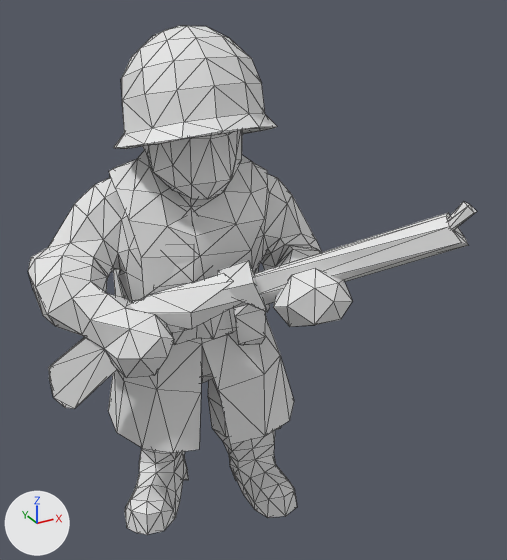
The glTF model web/public/pezzi/bulge_us_inf_0.glb: old version first, new version second.
Both versions are drawn from a camera (50 mm lens) standing at (-0.168, -0.353, 0.351) and looking at (0.023, -0.005, 0.177). The axes (+X, +Y, +Z) are drawn at lower left. The lights are the same throughout. The first picture is the older version. Mesh edges are drawn as thin lines. Materials are left out; every surface is plain grey. Vertices at exactly the same position are counted once.

In view in the first picture: 'bulge_us_inf.glb'.
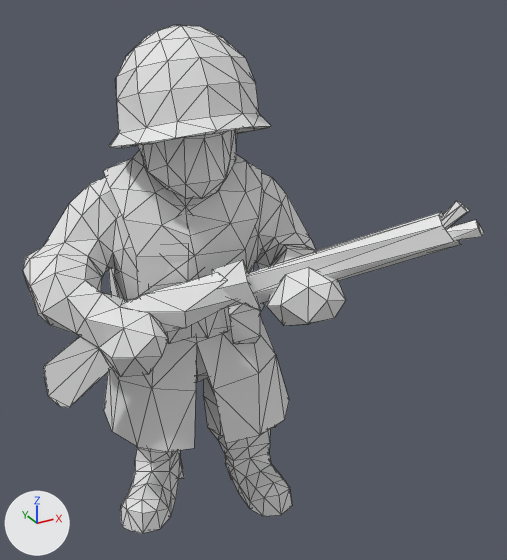
Location of each change, [x1, y1, x2, y2] in pixels of the pictures (507 x 560 px; the box of a moved part takes in the faces that stretch with it):
'bulge_us_inf.glb', reshaped
    before: [28, 26, 477, 535]
    after: [23, 25, 484, 533]
part 1 of me_bulge_us_inf_glb, moved or reshaped
    before: [254, 213, 469, 308]
    after: [248, 212, 461, 307]
part 2 of me_bulge_us_inf_glb, moved or reshaped
    before: [125, 346, 297, 535]
    after: [120, 346, 292, 533]
part 3 of me_bulge_us_inf_glb, moved or reshaped
    before: [28, 174, 352, 453]
    after: [23, 174, 346, 452]
part 4 of me_bulge_us_inf_glb, moved or reshaped
    before: [448, 201, 477, 231]
    after: [441, 201, 470, 229]
part 5 of me_bulge_us_inf_glb, moved or reshaped
    before: [234, 304, 266, 345]
    after: [228, 304, 260, 344]
part 6 of me_bulge_us_inf_glb, moved or reshaped
    before: [130, 273, 248, 334]
    after: [124, 272, 243, 332]
part 7 of me_bulge_us_inf_glb, moved or reshaped
    before: [109, 150, 268, 328]
    after: [104, 151, 262, 327]
part 8 of me_bulge_us_inf_glb, moved or reshaped
    before: [218, 260, 270, 312]
    after: [212, 259, 265, 311]
part 9 of me_bulge_us_inf_glb, moved or reshaped
    before: [172, 313, 233, 345]
    after: [166, 312, 228, 344]
part 10 of me_bulge_us_inf_glb, moved or reshaped (mostly hidden)
    before: [113, 269, 124, 298]
    after: [109, 268, 119, 297]
part 11 of me_bulge_us_inf_glb, moved or reshaped
    before: [143, 130, 243, 199]
    after: [137, 130, 237, 199]
part 12 of me_bulge_us_inf_glb, moved or reshaped
    before: [113, 26, 278, 149]
    after: [108, 25, 271, 148]
part 13 of me_bulge_us_inf_glb, moved or reshaped
    before: [49, 337, 117, 409]
    after: [44, 336, 111, 407]
part 14 of me_bulge_us_inf_glb, added
    after: [445, 220, 484, 241]

The change, as a list of edits to the scene's bpy script:
```text
Change me_bulge_us_inf_glb:
    used by ob_bulge_us_inf_glb; location = (0.0, 0.0, 0.0)
    remove me_bulge_us_inf_glb.from_pydata(...)  # 745 vertices, 1384 faces; spans x -0.099..0.099, y -0.109..0.109, z 0.0..0.324
    add me_bulge_us_inf_glb.from_pydata(...)  # 755 vertices, 1400 faces; spans x -0.102..0.102, y -0.112..0.112, z 0.0..0.324
    me_bulge_us_inf_glb part 1: the loose piece of 14 vertices spanning x -0.003..0.099, y -0.109..-0.025, z 0.174..0.235 is moved by (-0.002, 0.003, 0.0)
    me_bulge_us_inf_glb part 2: the loose piece of 184 vertices spanning x -0.064..0.061, y -0.025..0.08, z 0.0..0.144 is moved by (-0.002, 0.003, 0.0)
    me_bulge_us_inf_glb part 3: the loose piece of 221 vertices spanning x -0.099..0.082, y -0.08..0.091, z 0.065..0.25 is moved by (-0.002, 0.003, 0.0)
    me_bulge_us_inf_glb part 4: the loose piece of 12 vertices spanning x 0.084..0.099, y -0.107..-0.093, z 0.223..0.243 is moved by (-0.002, 0.003, 0.0)
    me_bulge_us_inf_glb part 5: the loose piece of 13 vertices spanning x 0.006..0.026, y -0.018..0.003, z 0.135..0.171 is moved by (-0.002, 0.003, 0.0)
    me_bulge_us_inf_glb part 6: the loose piece of 17 vertices spanning x -0.064..0.009, y -0.037..0.016, z 0.145..0.194 is moved by (-0.002, 0.003, 0.0)
    me_bulge_us_inf_glb part 7: the loose piece of 51 vertices spanning x -0.046..0.058, y -0.007..0.089, z 0.145..0.254 is moved by (-0.002, 0.003, 0.0)
    me_bulge_us_inf_glb part 8: the loose piece of 9 vertices spanning x -0.011..0.018, y -0.045..-0.015, z 0.171..0.204 is moved by (-0.002, 0.003, 0.0)
    me_bulge_us_inf_glb part 9: the loose piece of 16 vertices spanning x -0.038..0.011, y -0.004..0.015, z 0.14..0.167 is moved by (-0.002, 0.003, 0.0)
    me_bulge_us_inf_glb part 10: the loose piece of 20 vertices spanning x -0.034..0.068, y 0.053..0.109, z 0.118..0.171 is moved by (-0.002, 0.003, 0.0)
    me_bulge_us_inf_glb part 11: the loose piece of 73 vertices spanning x -0.035..0.035, y -0.008..0.067, z 0.227..0.317 is moved by (-0.002, 0.003, 0.0)
    me_bulge_us_inf_glb part 12: the loose piece of 86 vertices spanning x -0.049..0.047, y -0.026..0.08, z 0.25..0.324 is moved by (-0.002, 0.003, 0.0)
    me_bulge_us_inf_glb part 13: the loose piece of 18 vertices spanning x -0.099..-0.059, y -0.007..0.038, z 0.107..0.162 is moved by (-0.002, 0.003, 0.0)
    me_bulge_us_inf_glb part 14
    10 vertices are added at x 0.081..0.102, y -0.112..-0.09, z 0.22..0.235
    16 new faces join them
    other edits to the shape of me_bulge_us_inf_glb do not show in these pictures
```
